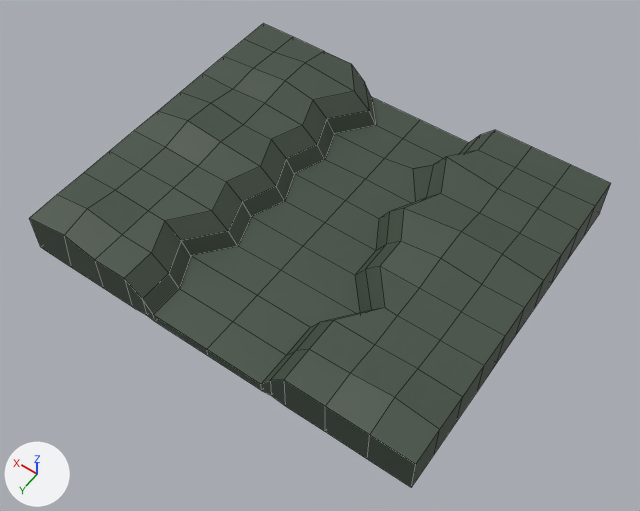
One commit to the FBX model Assets/3D Models/Race/course.fbx: the scene before it, then after it.
Before and after are seen from a 50 mm camera at (-0.182, 0.26, 0.387) aimed at (-0.009, 0.017, 0.005). The lights are fixed; the arrows at lower left show +X, +Y and +Z. Mesh edges are drawn as thin lines. Where no turn or scale is listed for an object, it has been applied to the vertices.
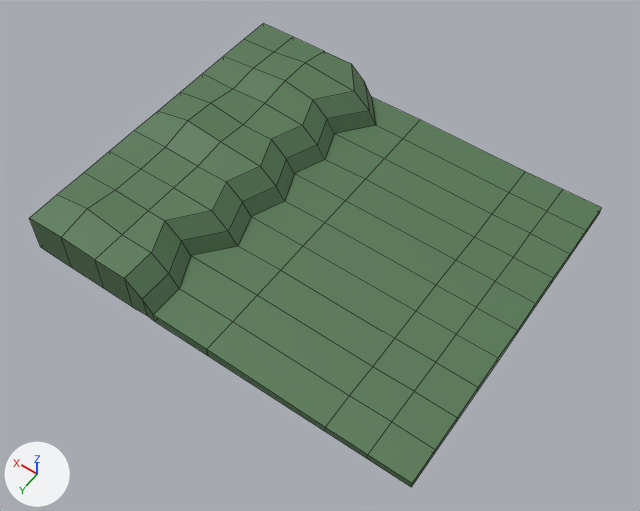
Where the newer file only moved an object's origin or applied its transform, the numbers keep the older frame.

Changed parts and their boxes (x1, y1, x2, y2) in the pictures (640 x 511 px; the box of a moved part takes in the faces that stretch with it):
'pPlane1', recoloured, reshaped (grey to green)
    before: (29, 23, 611, 487)
    after: (29, 23, 601, 487)
part 1 of me_mesh, cut back
    before: (207, 120, 611, 487)
    after: (207, 120, 601, 487)
part 2 of me_mesh, moved or reshaped
    both: (29, 195, 122, 288)

Patch to the scene script:
```diff
--- a/Assets/3D Models/Race/course.fbx.py
+++ b/Assets/3D Models/Race/course.fbx.py
@@ mat_phonge1 @@
 mat_phonge1 = principled_material('phongE1')
-mat_phonge1.base_color = (0.0528, 0.075, 0.0519)  # dark grey #414d40
+mat_phonge1.base_color = (0.089, 0.187, 0.0851)  # dark green #547852
 mat_phonge1.roughness = 0.553
@@ me_mesh @@
 # used by ob_pplane1; location = (0.0, 0.0, 0.0038)
 # verts and faces of me_mesh; kept vertices keep their numbers, new ones are numbered from 288
 # before: 198 (0.096, 0.099, 0.026) at pixel (64, 235)
-me_mesh.from_pydata(...)  # 288 vertices, 284 faces; spans x -0.12..0.12, y -0.101..0.101, z 0.0..0.03
+me_mesh.from_pydata(...)  # 223 vertices, 218 faces; spans x -0.12..0.12, y -0.101..0.101, z 0.0..0.03
+# me_mesh part 1
+# 77 vertices are removed from x -0.096..-0.029, y -0.101..0.101, z 0.0..0.029
+# 104 faces are deleted
+# 14 vertices in x -0.12..-0.096, y -0.101..0.101, z 0.025 move by (0.0, 0.0, -0.02)
+# 6 vertices in x -0.034, y -0.081..0.081, z 0.006 move by (-0.038, 0.0, -0.001)
+# 2 vertices move from x -0.023..-0.018, y -0.063..-0.02, z 0.006..0.007 to x -0.072, y -0.061..-0.02, z 0.005
+# 1 vertex is added at (-0.065, 0.04, 0.005)
+# 11 new vertices lie (0.024, 0.0, 0.0) away from vertices in x -0.12..-0.096, y -0.101..0.101, z 0.025
+# 38 new faces join them
+# me_mesh part 2
+verts[198] = (0.096, 0.101, 0.026)  # moved, pixel (61, 237)
 me_mesh.materials.append(mat_phonge1)
```
